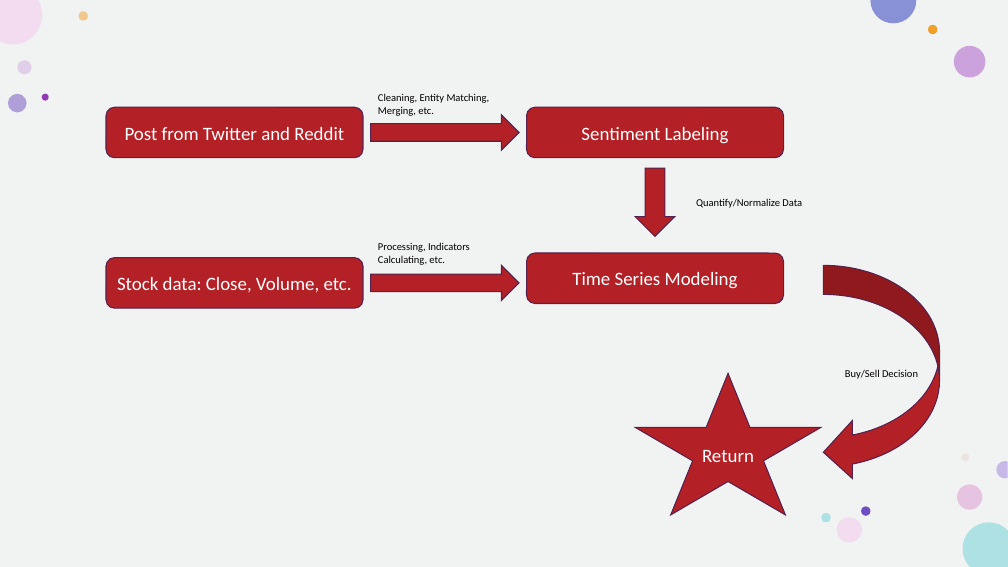
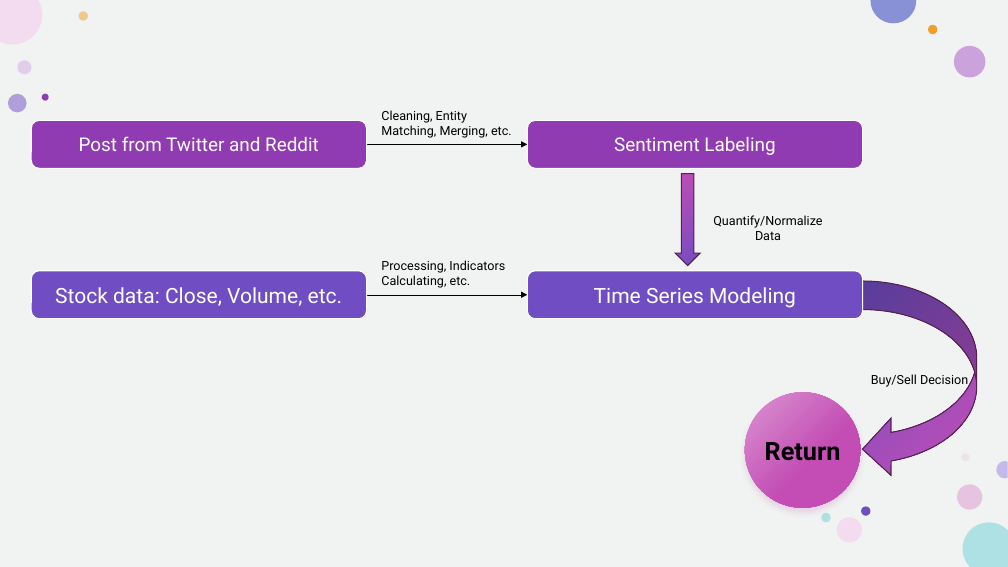
Before and after one commit to howie-zeng/Analyzing-Retail-Sentiment-and-Detecting-Trading-Signals, a slide deck: slide 3 of Presentation.pptx. Drawn at 1008x567 pixels with LibreOffice and Linux fonts; fonts in the diff are those of the drawing. Boxes give left, top, right and bottom in pixels: in the first picture for what was removed or moved away, otherwise in the second. Text is boxed around its words. In the diff, an @@ line names an element or a change of style, - is before the commit and + after.

```diff
--- a/Presentation.pptx
+++ b/Presentation.pptx
@@ right arrow removed at [371, 115, 520, 150] @@
@@ text "Cleaning, Entity Matching, Merging, etc.": place and size @@
-text "Cleaning, Entity Matching, Merging, etc." at [378, 93, 490, 116]
+text "Cleaning, Entity Matching, Merging, etc." at [381, 110, 512, 138]
@@ text "Post from Twitter and Reddit": place and size @@
-text "Post from Twitter and Reddit" at [106, 107, 363, 158]
+text "Post from Twitter and Reddit" at [79, 136, 319, 151]
@@ text "Post from Twitter and Reddit" at [79, 136, 319, 151]: font Calibri to Roboto; fill #B32025 to none; outline #55224F 1 pt to none @@
@@ text "Sentiment Labeling" at [614, 137, 775, 155]: font Calibri to Roboto; fill #B32025 to none; outline #55224F 1 pt to none @@
@@ text "Sentiment Labeling": place and size @@
-text "Sentiment Labeling" at [527, 107, 784, 158]
+text "Sentiment Labeling" at [614, 137, 775, 155]
@@ down arrow: place and size @@
-down arrow at [635, 168, 675, 236]
+down arrow at [675, 174, 700, 266]
@@ down arrow at [675, 174, 700, 266]: fill #B32025 to gradient #C34DB4 to #704DC3 @@
@@ size 10 to 12 pt, font Calibri to Roboto in 3 elements at [381, 110, 512, 138], [381, 260, 505, 288], [713, 215, 822, 240] @@
@@ text "Quantify/Normalize Data": place and size @@
-text "Quantify/Normalize Data" at [696, 198, 802, 208]
+text "Quantify/Normalize Data" at [713, 215, 822, 240]
@@ right arrow removed at [371, 265, 520, 300] @@
@@ text "Processing, Indicators Calculating, etc.": place and size @@
-text "Processing, Indicators Calculating, etc." at [378, 242, 470, 265]
+text "Processing, Indicators Calculating, etc." at [381, 260, 505, 288]
@@ text "Stock data: Close, Volume, etc.": place and size @@
-text "Stock data: Close, Volume, etc." at [106, 258, 363, 309]
+text "Stock data: Close, Volume, etc." at [55, 287, 343, 306]
@@ text "Stock data: Close, Volume, etc." at [55, 287, 343, 306]: size 18 to 20 pt, font Calibri to Roboto; fill #B32025 to none; outline #55224F 1 pt to none @@
@@ group added at [31, 120, 864, 318]: 4 rounded rectangles, 2 arrows @@
@@ text "Time Series Modeling" at [594, 287, 796, 308]: size 18 to 20 pt, font Calibri to Roboto; fill #B32025 to none; outline #55224F 1 pt to none @@
@@ text "Time Series Modeling": place and size @@
-text "Time Series Modeling" at [527, 253, 784, 304]
+text "Time Series Modeling" at [594, 287, 796, 308]
@@ curved left arrow "Buy/Sell Decision": place and size @@
-curved left arrow "Buy/Sell Decision" at [823, 265, 940, 482]
+curved left arrow "Buy/Sell Decision" at [863, 281, 977, 478]
@@ curved left arrow "Buy/Sell Decision" at [863, 281, 977, 478]: size 10 to 12 pt, font Calibri to Roboto; fill #B32025 to gradient #704DC3 to #C34DB4 @@
@@ ellipse "Return": place and size @@
-ellipse "Return" at [635, 374, 820, 515]
+ellipse "Return" at [745, 392, 861, 508]
@@ ellipse "Return" at [745, 392, 861, 508]: size 18 to 24 pt, font Calibri to Roboto, text colour #FFFFFF to #000000, bold on; star to ellipse; fill #B32025 to gradient #DB94D2 to #C34DB4; outline #55224F 1 pt to none; shadow on @@
```
Also in this commit, not shown: 12 other slides changed, 1 slide added.
